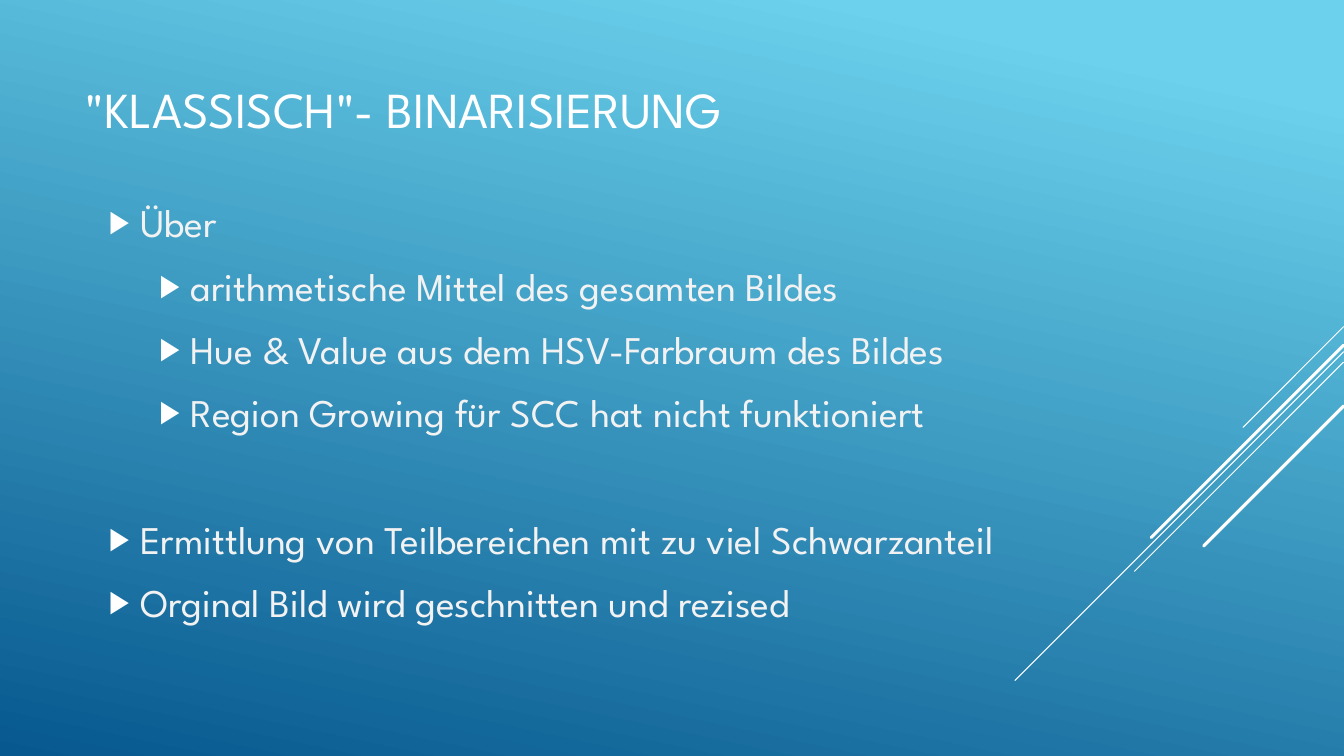
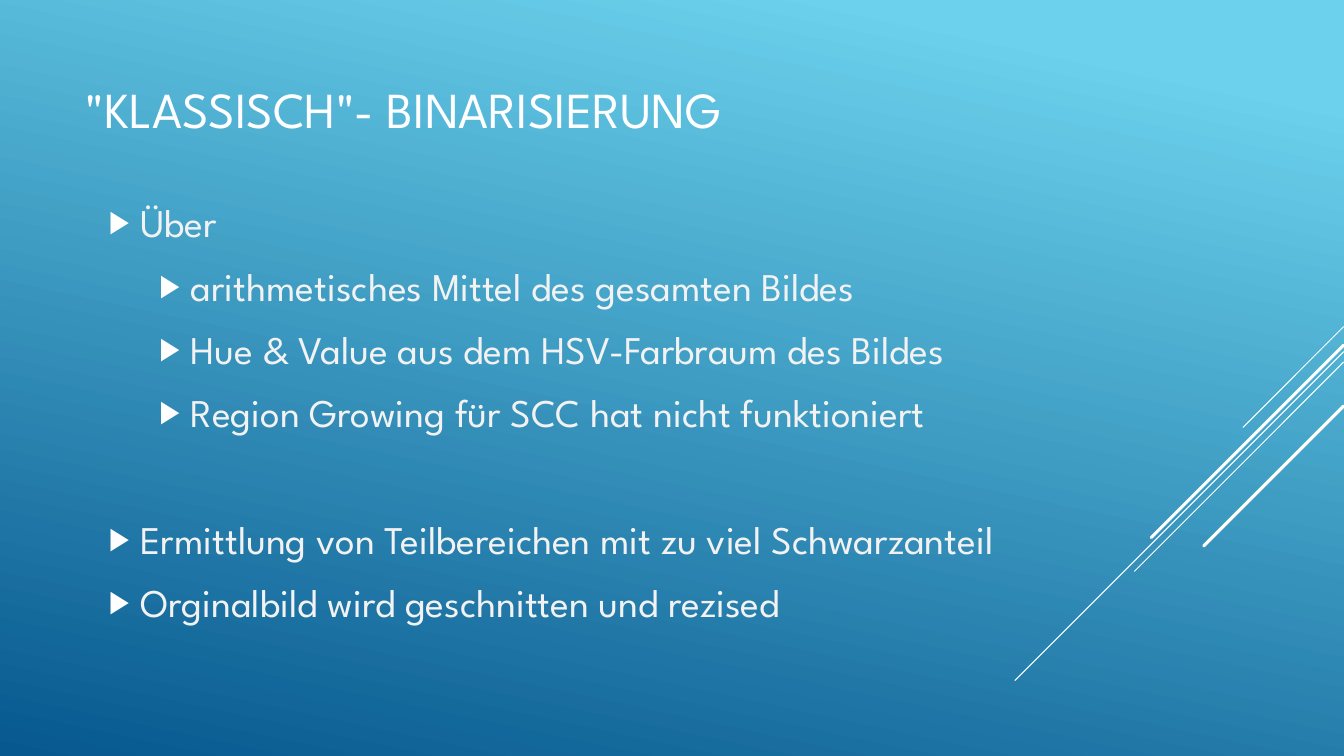
Before and after one commit to Menkeyshow/computer_vision_clouds, a slide deck: slide 9 of ausarbeitung/Wolken (1).pptx. Drawn at 1344x756 pixels with LibreOffice and Linux fonts; fonts in the diff are those of the drawing. Boxes give left, top, right and bottom in pixels: in the first picture for what was removed or moved away, otherwise in the second. Text is boxed around its words. In the diff, an @@ line names an element or a change of style, - is before the commit and + after.

```diff
--- a/ausarbeitung/Wolken (1).pptx
+++ b/ausarbeitung/Wolken (1).pptx
@@ text at [191, 274, 854, 310]: text changed @@
-  ▶ arithmetische Mittel des gesamten Bildes
+  ▶ arithmetisches Mittel des gesamten Bildes
@@ text at [140, 590, 780, 626]: text changed @@
-▶ Orginal Bild wird geschnitten und rezised
+▶ Orginalbild wird geschnitten und rezised
```
Also in this commit, not shown: 4 other slides changed, 1 slide added.
